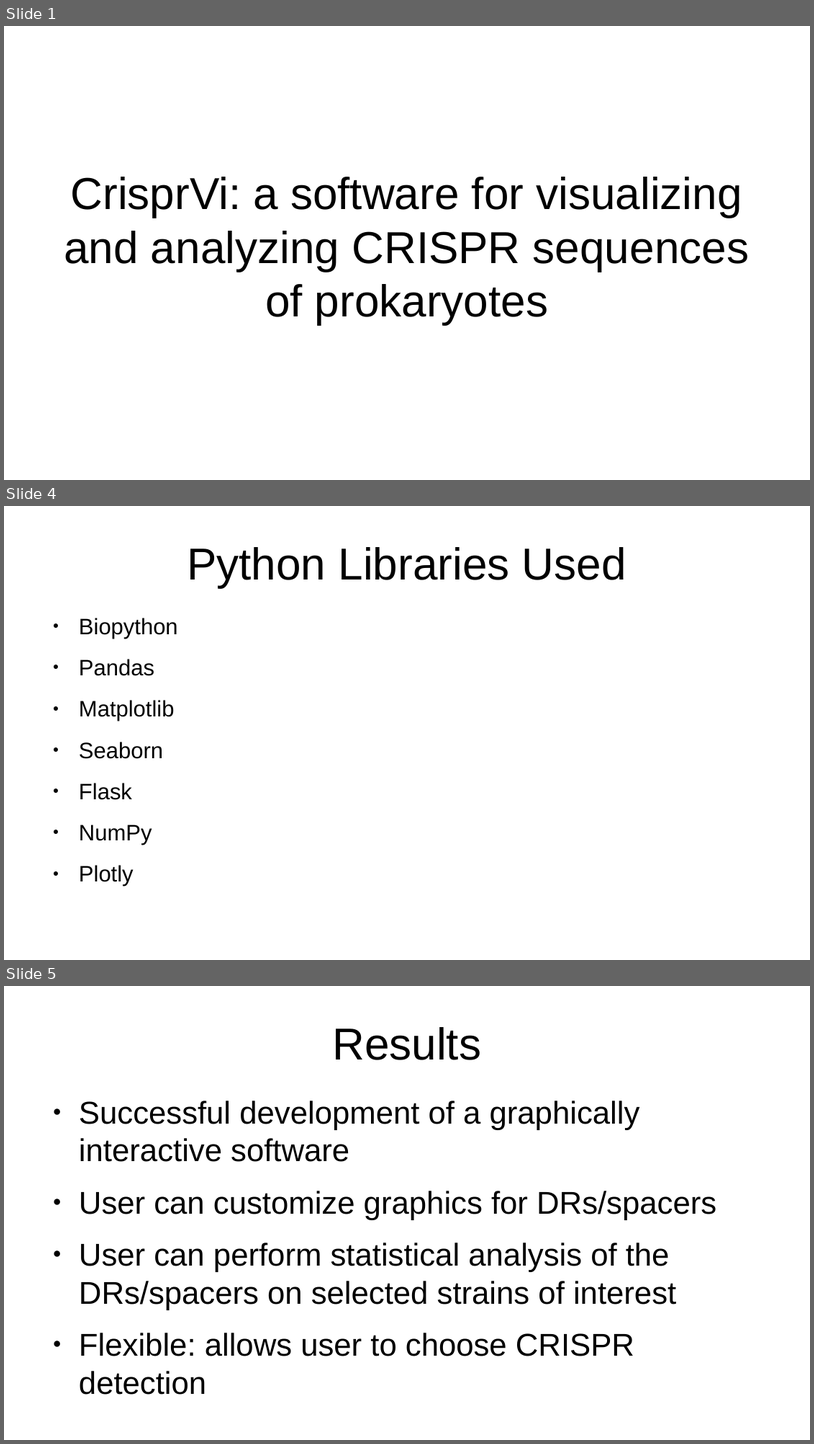
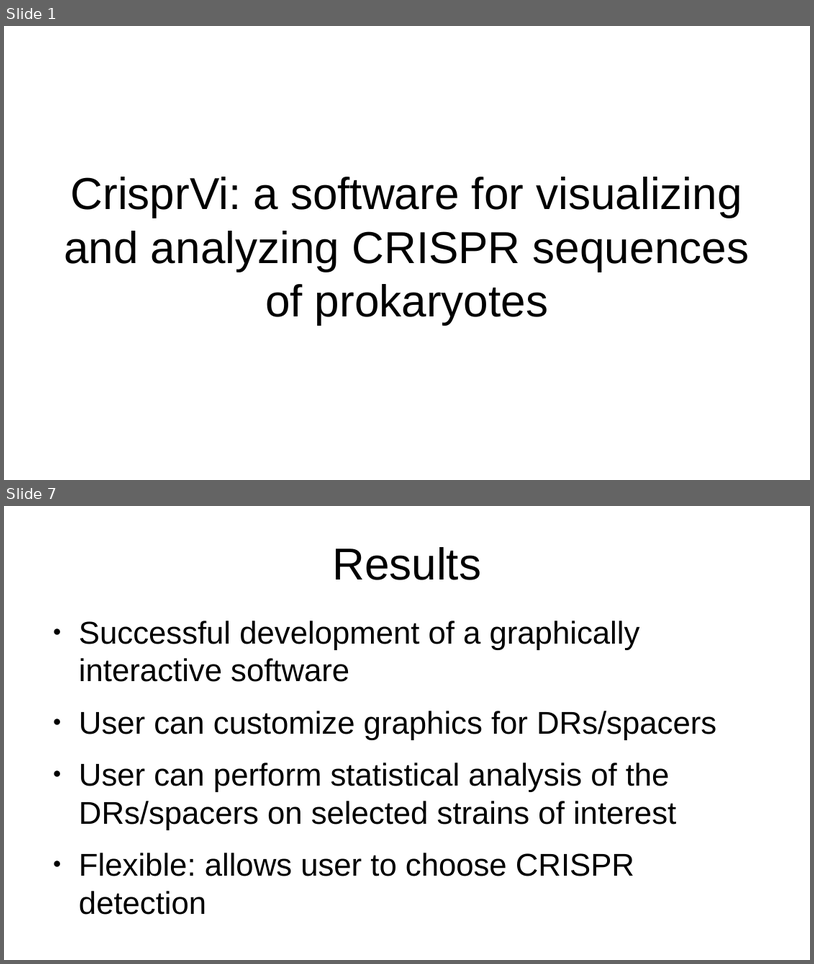
Before and after one commit to jwmathis/SSE591_Project3, a slide deck: Peer Review 1.pptx. Shown one above the other, each under a label of ours: slides 1, 4 and 5 before the commit, slides 1 and 7 after it; the slides between them are not shown. The pictures are 814x1444 and 814x964 pixels, drawn with LibreOffice and Linux fonts; fonts in the diff are those of the drawing. Boxes give left, top, right and bottom in pixels: in the first picture for what was removed or moved away, otherwise in the second. Text is boxed around its words. In the diff, an @@ line names an element or a change of style, - is before the commit and + after.

```diff
--- a/Peer Review 1.pptx
+++ b/Peer Review 1.pptx
@@ slide 4 removed at <box>4,506,810,960</box>, background #FFFFFF @@
@@ title removed at <box>187,547,627,587</box> @@
-Python Libraries Used
@@ text removed at <box>79,618,178,886</box> @@
-● Biopython
-● Pandas
-● Matplotlib
-● Seaborn
-● Flask
-● NumPy
-● Plotly
@@ what was slide 5 is now slide 7 @@
```
Also in this commit, not shown: 2 slides changed, 3 slides added, 1 other file.
